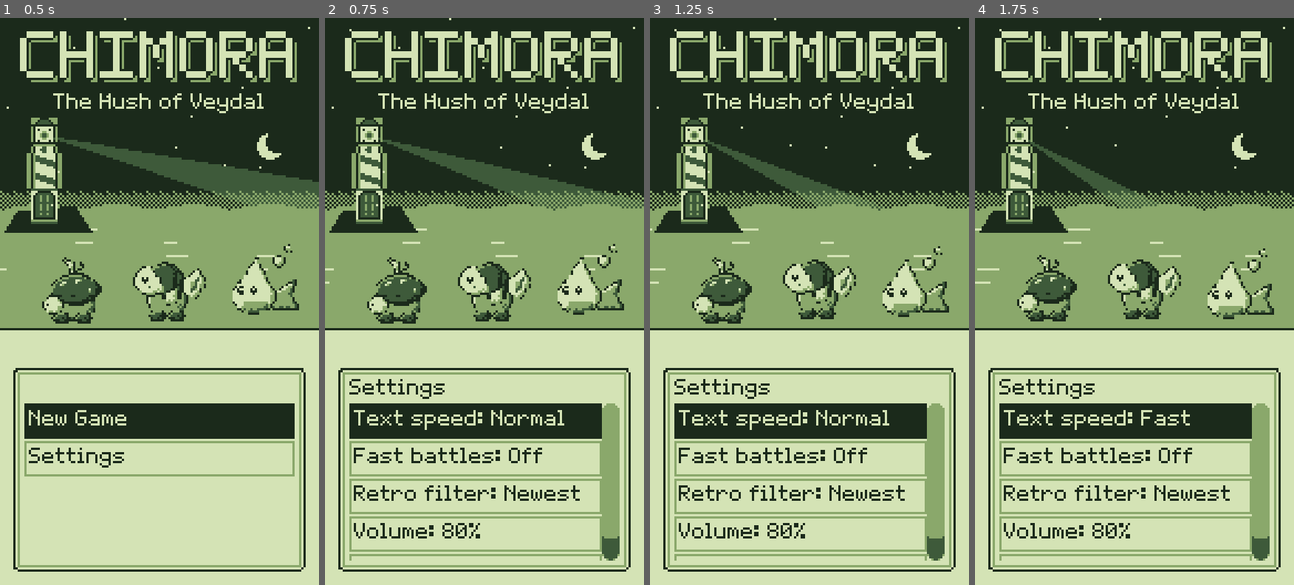
Above: before the commit, frames 1-4 (left to right).
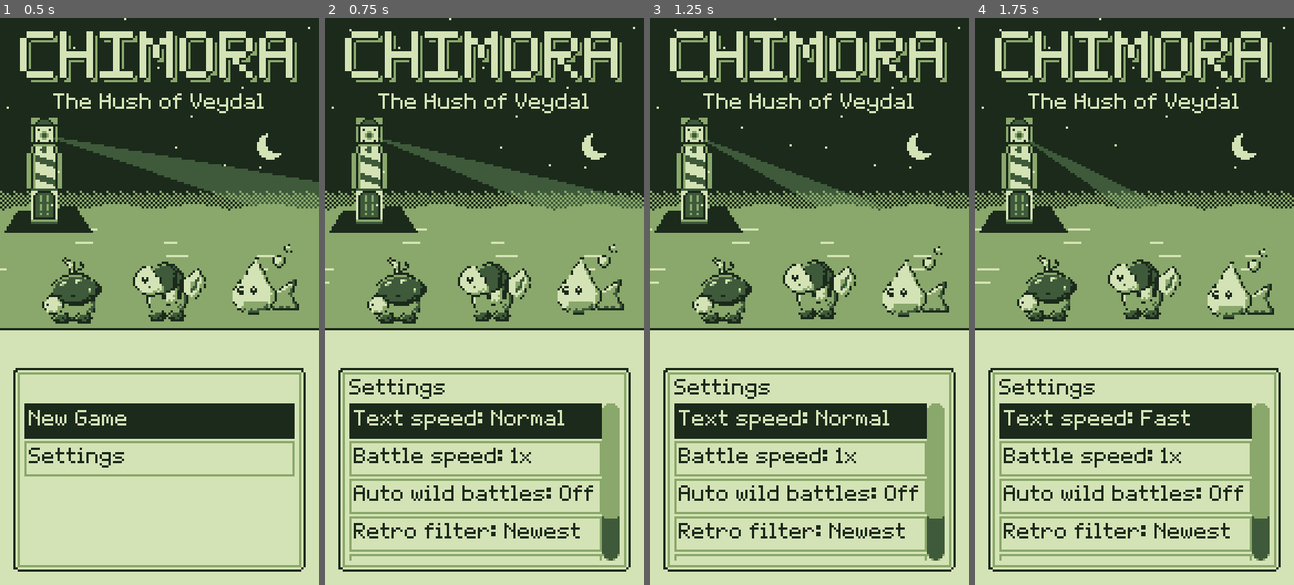
Above: after the commit, the same moments.

Repository: Erste-Hilfe-Hero/Remakeee
Game: Godot game, scene res://scenes/ui/Title.tscn
Two runs of this game, one before a commit and one after it. Both use one fixed random seed, a clock stepped at 60 frames per second and the inputs below.
Inputs:
- Up to frame 1 (0.5 s): no input
- Up to frame 2 (0.75 s): click "Settings" at 0.5 s
- Up to frame 3 (1.25 s): no input
- Up to frame 4 (1.75 s): click "Text speed: Normal" at 1.25 s

Frame 1 is identical in both runs. In frame 2, 2.1% of the frame differs, in the area x 9-93%, y 75-92%; in frame 3, 2.1%; in frame 4, 2.1%.

Commit message:
battle: matchup hints, Energy in the menu, 1x/2x/4x speed, auto wild battles
- Move buttons show the cost, 'need NE' when short, and x2 / x.5 once a hit
  taught the matchup (Story difficulty knows all matchups). Learned matchups
  are saved.
- Prompt shows the current Energy.
- Speed button cycles 1x / 2x / 4x and is stored in settings (old on/off
  fast-forward maps to 2x).
- Auto button in wild battles lets the greedy AI pick moves; tap it off any time.
- Settings menu gains Battle speed and Auto wild battles.

Co-Authored-By: Claude Opus 5.5 <noreply@anthropic.com>
Claude-Session: https://claude.ai/code/session_01QqDVFmuS2A8sEjh6cV2uYK

Diff:
--- a/scripts/battle/presenter/BattleScene.gd
+++ b/scripts/battle/presenter/BattleScene.gd
@@ -11,7 +11,8 @@
 const TEXT_BOX_HEIGHT: int = 44
 const STRIP_HEIGHT: int = 22
 const MARGIN: int = 4
-const FAST_SPEED: float = 3.0
+## Pause before an auto-battle move, so the player can still tap Auto off.
+const AUTO_DELAY: float = 0.35
 const DEMO_SEED: int = 2024
 
 var model: BattleModel
@@ -31,6 +32,10 @@
 var _picker: ListPicker
 var _bond_game: BondMinigame
 var _ff_button: Button
+var _auto_button: Button
+var _auto_ai := BattleAI.new(1)
+## Element of the player's last move, so the hit that follows teaches the matchup.
+var _last_player_element: int = -1
 
 func _ready() -> void:
 	theme = UITheme.get_theme()
@@ -82,12 +87,21 @@
 	_player_sprite.visible = false
 
 	_ff_button = Button.new()
-	_ff_button.text = ">>"
-	_ff_button.toggle_mode = true
 	_ff_button.focus_mode = Control.FOCUS_NONE
-	_ff_button.button_pressed = GameState.fast_forward
-	_ff_button.toggled.connect(_set_fast_forward)
+	_ff_button.pressed.connect(func() -> void:
+		GameState.cycle_battle_speed()
+		_apply_speed())
 	_field.add_child(_ff_button)
+	_auto_button = Button.new()
+	_auto_button.text = "Auto"
+	_auto_button.toggle_mode = true
+	_auto_button.focus_mode = Control.FOCUS_NONE
+	_auto_button.button_pressed = GameState.auto_battle
+	_auto_button.toggled.connect(func(on: bool) -> void:
+		GameState.auto_battle = on
+		_apply_speed())
+	_auto_button.visible = false
+	_field.add_child(_auto_button)
 
 	_bond_game = BondMinigame.new()
 	_bond_game.set_anchors_and_offsets_preset(Control.PRESET_FULL_RECT)
@@ -99,7 +113,7 @@
 	_picker.offset_top = MARGIN * 6
 	_picker.offset_bottom = -MARGIN * 6
 	add_child(_picker)
-	_set_fast_forward(GameState.fast_forward)
+	_apply_speed()
 
 func _layout_field() -> void:
 	var w: float = _field.size.x
@@ -107,8 +121,10 @@
 	var sprite: float = float(EraManager.battle_sprite_size())
 	_foe_strip.position = Vector2(MARGIN, MARGIN)
 	_foe_strip.size = Vector2(w * 0.55, STRIP_HEIGHT)
-	_ff_button.position = Vector2(w - 18 - MARGIN, MARGIN)
-	_ff_button.size = Vector2(18, 12)
+	_ff_button.position = Vector2(w - 26 - MARGIN, MARGIN)
+	_ff_button.size = Vector2(26, 12)
+	_auto_button.position = Vector2(w - 26 - MARGIN, MARGIN + 14)
+	_auto_button.size = Vector2(26, 12)
 	_foe_sprite.position = Vector2(w - sprite - MARGIN * 2, MARGIN + STRIP_HEIGHT - 6)
 	_foe_sprite.size = Vector2(sprite, sprite)
 	_player_strip.size = Vector2(w - sprite - MARGIN * 5, STRIP_HEIGHT + 8)
@@ -117,10 +133,14 @@
 	_player_sprite.size = Vector2(sprite, sprite)
 	_backdrop.set_scene(backdrop, Rect2(_foe_sprite.position, _foe_sprite.size), Rect2(_player_sprite.position, _player_sprite.size))
 
-func _set_fast_forward(on: bool) -> void:
-	GameState.fast_forward = on
-	var speed: float = FAST_SPEED if on else 1.0
-	_text.auto_advance = on
+func _auto_active() -> bool:
+	return GameState.auto_battle and model != null and model.is_wild
+
+## Applies the 1x / 2x / 4x battle speed (and auto-advance while fast or on Auto).
+func _apply_speed() -> void:
+	var speed: float = GameState.battle_speed_scale()
+	_ff_button.text = "%dx" % int(speed)
+	_text.auto_advance = speed > 1.0 or _auto_active()
 	_text.chars_per_second = GameState.text_cps() * speed
 	for n: Variant in [_foe_sprite, _player_sprite, _foe_strip, _player_strip]:
 		n.speed_scale = speed
@@ -131,6 +151,8 @@
 	_menu.set_enabled(false)
 	_foe_strip.visible = false
 	_player_strip.visible = false
+	_auto_button.visible = model.is_wild
+	_apply_speed()
 	await _play(model.start())
 	while not model.is_finished():
 		if model.needs_player_switch():
@@ -147,7 +169,12 @@
 
 func _choose_action() -> BattleAction:
 	var me: Spirling = model.active_spirling(BattleModel.Side.PLAYER)
-	_text.show_prompt("What will %s do?" % me.display_name())
+	if _auto_active():
+		_text.show_prompt("Auto: %s picks a move." % me.display_name())
+		await get_tree().create_timer(AUTO_DELAY / GameState.battle_speed_scale()).timeout
+		if _auto_active():
+			return _auto_ai.choose(model, BattleModel.Side.PLAYER)
+	_text.show_prompt("What will %s do? (%d Energy)" % [me.display_name(), me.energy])
 	_menu.refresh(model)
 	_menu.set_enabled(true)
 	var choice: Array = await _menu.chosen
@@ -251,10 +278,14 @@
 			await _text.show_text(e.describe())
 			await _sprite(side).step_back(side == BattleModel.Side.PLAYER)
 		BattleEvent.Type.MOVE_USED:
+			_last_player_element = int(e.data.get("element", -1)) if side == BattleModel.Side.PLAYER else -1
 			await _text.show_text(e.describe())
 			var dir: Vector2 = Vector2(8, -4) if side == BattleModel.Side.PLAYER else Vector2(-8, 4)
 			await _sprite(side).lunge(dir)
 		BattleEvent.Type.DAMAGE:
+			if side == BattleModel.Side.FOE and _last_player_element >= 0 and e.data.has("eff"):
+				var foe: Spirling = model.active_spirling(BattleModel.Side.FOE)
+				GameState.learn_matchup(_last_player_element, foe.data.species_name, float(e.data.eff))
 			if not bool(e.data.get("status_tick", false)):
 				await _sprite(side).hit_flash()
 			await _strip(side).animate_hp(int(e.data.hp), int(e.data.max_hp))
--- a/scripts/battle/presenter/CommandMenu.gd
+++ b/scripts/battle/presenter/CommandMenu.gd
@@ -55,14 +55,35 @@
 	parent.add_child(b)
 	return b
 
+## Short matchup tag for a known multiplier ("" when unknown or neutral).
+static func matchup_tag(mult: float) -> String:
+	if mult < 0.0 or is_equal_approx(mult, 1.0):
+		return ""
+	if mult >= 4.0:
+		return "x4"
+	if mult > 1.0:
+		return "x2"
+	if mult <= 0.25:
+		return "x.25"
+	return "x.5"
+
+## Second line of a move button: cost, or what is missing, plus the known matchup.
+static func move_line(mv: MoveData, energy: int, mult: float) -> String:
+	if energy < mv.energy_cost:
+		return "need %dE" % mv.energy_cost
+	var tag: String = "" if mv.power <= 0 else matchup_tag(mult)
+	return "%dE %s" % [mv.energy_cost, tag] if not tag.is_empty() else "%dE" % mv.energy_cost
+
 ## Fills the buttons from the model's current legal actions.
 func refresh(model: BattleModel) -> void:
 	var me: Spirling = model.active_spirling(BattleModel.Side.PLAYER)
+	var foe: Spirling = model.active_spirling(BattleModel.Side.FOE)
 	for i: int in _move_buttons.size():
 		var b: Button = _move_buttons[i]
 		if i < me.moves.size():
 			var mv: MoveData = me.moves[i]
-			b.text = "%s\n%d Energy" % [mv.move_name, mv.energy_cost]
+			var mult: float = GameState.known_multiplier(mv.element, foe) if foe != null else -1.0
+			b.text = "%s\n%s" % [mv.move_name, move_line(mv, me.energy, mult)]
 			b.tooltip_text = "%s %s, power %d" % [Elements.element_name(mv.element), MoveData.Kind.keys()[mv.kind].capitalize(), mv.power]
 			b.disabled = not me.can_afford(mv)
 		else:
--- a/scripts/core/GameState.gd
+++ b/scripts/core/GameState.gd
@@ -47,8 +47,16 @@
 
 ## Settings (also saved).
 var text_speed: TextSpeed = TextSpeed.NORMAL
-var fast_forward: bool = false
+## Battle playback speed: index into BATTLE_SPEEDS (1x / 2x / 4x).
+var battle_speed: int = 0
+const BATTLE_SPEEDS: Array[float] = [1.0, 2.0, 4.0]
+## Wild battles pick moves on their own (greedy AI) until the player turns it off.
+var auto_battle: bool = false
 var volume: float = 0.8
+
+## What the Tamer has learned about matchups: "element:species" -> multiplier seen on a hit.
+## Story difficulty shows every matchup from the start.
+var known_matchups: Dictionary = {}
 
 ## Mended Rifts needed before the storage box opens from the menu (end of Act I).
 const RIFTS_FOR_STORAGE: int = 2
@@ -78,6 +86,25 @@
 
 func text_cps() -> float:
 	return TEXT_CPS[text_speed]
+
+func battle_speed_scale() -> float:
+	return BATTLE_SPEEDS[clampi(battle_speed, 0, BATTLE_SPEEDS.size() - 1)]
+
+func cycle_battle_speed() -> void:
+	battle_speed = (battle_speed + 1) % BATTLE_SPEEDS.size()
+
+static func _matchup_key(element: int, species: String) -> String:
+	return "%d:%s" % [element, species]
+
+## Remembers how well [param element] hit [param species] (called after a hit lands).
+func learn_matchup(element: int, species: String, mult: float) -> void:
+	known_matchups[_matchup_key(element, species)] = mult
+
+## The multiplier the Tamer knows for [param element] into [param foe], or -1.0 if unknown.
+func known_multiplier(element: int, foe: Spirling) -> float:
+	if difficulty == Difficulty.STORY:
+		return Elements.multiplier(element, foe.elements())
+	return float(known_matchups.get(_matchup_key(element, foe.data.species_name), -1.0))
 
 func add_item(id: String, count: int = 1) -> void:
 	inventory[id] = int(inventory.get(id, 0)) + count
@@ -125,6 +152,7 @@
 	heal_map = "lighthouse"
 	heal_cell = Vector2i(4, 4)
 	flags = {}
+	known_matchups = {}
 	play_time = 0.0
 
 ## Starts a new game with the choices from the new-game flow.
@@ -165,6 +193,7 @@
 		"heal_map": heal_map,
 		"heal_cell": [heal_cell.x, heal_cell.y],
 		"flags": flags.duplicate(),
+		"matchups": known_matchups.duplicate(),
 		"play_time": play_time,
 	}
 
@@ -197,15 +226,20 @@
 	var hc: Array = d.get("heal_cell", [4, 4])
 	heal_cell = Vector2i(int(hc[0]), int(hc[1]))
 	flags = (d.get("flags", {}) as Dictionary).duplicate()
+	for k: Variant in (d.get("matchups", {}) as Dictionary):
+		known_matchups[str(k)] = float(d.matchups[k])
 	play_time = float(d.get("play_time", 0.0))
 	in_game = true
 
 func settings_to_dict() -> Dictionary:
-	return {"text_speed": text_speed, "fast_forward": fast_forward, "volume": volume}
+	return {"text_speed": text_speed, "battle_speed": battle_speed, "auto_battle": auto_battle, "volume": volume}
 
 func settings_from_dict(d: Dictionary) -> void:
 	text_speed = clampi(int(d.get("text_speed", TextSpeed.NORMAL)), 0, TextSpeed.size() - 1) as TextSpeed
-	fast_forward = bool(d.get("fast_forward", false))
+	# Older settings files only had an on/off fast-forward; map "on" to 2x.
+	var legacy: int = 1 if bool(d.get("fast_forward", false)) else 0
+	battle_speed = clampi(int(d.get("battle_speed", legacy)), 0, BATTLE_SPEEDS.size() - 1)
+	auto_battle = bool(d.get("auto_battle", false))
 	volume = clampf(float(d.get("volume", 0.8)), 0.0, 1.0)
 	apply_volume()
 
--- a/scripts/ui/MenuHost.gd
+++ b/scripts/ui/MenuHost.gd
@@ -76,13 +76,14 @@
 
 # --- Shared screens --------------------------------------------------------------
 
-## Settings: text speed, fast-forward, Retro filter, volume. Saved immediately.
+## Settings: text speed, battle speed, auto wild battles, Retro filter, volume. Saved immediately.
 func run_settings() -> void:
 	while true:
 		var retro: String = "Newest" if EraManager.retro_filter == 0 else "Era %d" % EraManager.retro_filter
 		var entries: Array[String] = [
 			"Text speed: %s" % String(GameState.TextSpeed.keys()[GameState.text_speed]).capitalize(),
-			"Fast battles: %s" % ("On" if GameState.fast_forward else "Off"),
+			"Battle speed: %dx" % int(GameState.battle_speed_scale()),
+			"Auto wild battles: %s" % ("On" if GameState.auto_battle else "Off"),
 			"Retro filter: %s" % retro,
 			"Volume: %d%%" % int(round(GameState.volume * 100.0)),
 		]
@@ -94,12 +95,14 @@
 			0:
 				GameState.text_speed = ((GameState.text_speed + 1) % GameState.TextSpeed.size()) as GameState.TextSpeed
 			1:
-				GameState.fast_forward = not GameState.fast_forward
+				GameState.cycle_battle_speed()
 			2:
+				GameState.auto_battle = not GameState.auto_battle
+			3:
 				# Only unlocked eras are offered (Era I only for now).
 				var next: int = EraManager.retro_filter + 1
 				EraManager.set_retro_filter(0 if next > EraManager.unlocked_era else next)
-			3:
+			4:
 				var v: float = GameState.volume + 0.2
 				GameState.volume = 0.0 if v > 1.01 else v
 				GameState.apply_volume()
--- /dev/null
+++ b/tests/unit/test_battle_ux.gd
@@ -0,0 +1,66 @@
+extends GutTest
+## Battle UX helpers: matchup knowledge, move button lines, battle speed settings.
+
+const BF = preload("res://tests/helpers/BattleFixtures.gd")
+
+func before_all() -> void:
+	Database.load_all()
+
+func before_each() -> void:
+	GameState.new_game(GameState.Difficulty.TAMER, "Tess", 0, "Kindlop")
+
+func test_matchup_unknown_until_learned() -> void:
+	var foe: Spirling = Spirling.new(Database.species("Mossling"), 5)
+	assert_eq(GameState.known_multiplier(Elements.E.EMBER, foe), -1.0)
+	GameState.learn_matchup(Elements.E.EMBER, "Mossling", 2.0)
+	assert_eq(GameState.known_multiplier(Elements.E.EMBER, foe), 2.0)
+
+func test_story_difficulty_knows_every_matchup() -> void:
+	GameState.difficulty = GameState.Difficulty.STORY
+	var foe: Spirling = Spirling.new(Database.species("Mossling"), 5)
+	assert_eq(GameState.known_multiplier(Elements.E.EMBER, foe), Elements.multiplier(Elements.E.EMBER, foe.elements()))
+
+func test_matchups_survive_save_round_trip() -> void:
+	GameState.learn_matchup(Elements.E.TIDE, "Kindlop", 2.0)
+	var d: Dictionary = JSON.parse_string(JSON.stringify(GameState.to_dict()))
+	GameState.reset()
+	GameState.from_dict(d)
+	assert_eq(float(GameState.known_matchups.get("%d:Kindlop" % Elements.E.TIDE, -1.0)), 2.0)
+
+func test_matchup_tags() -> void:
+	assert_eq(CommandMenu.matchup_tag(-1.0), "")
+	assert_eq(CommandMenu.matchup_tag(1.0), "")
+	assert_eq(CommandMenu.matchup_tag(2.0), "x2")
+	assert_eq(CommandMenu.matchup_tag(4.0), "x4")
+	assert_eq(CommandMenu.matchup_tag(0.5), "x.5")
+	assert_eq(CommandMenu.matchup_tag(0.25), "x.25")
+
+func test_move_line_shows_cost_tag_and_missing_energy() -> void:
+	var mv: MoveData = BF.move(Elements.E.EMBER, 40)
+	mv.energy_cost = 3
+	assert_eq(CommandMenu.move_line(mv, 10, 2.0), "3E x2")
+	assert_eq(CommandMenu.move_line(mv, 10, -1.0), "3E")
+	assert_eq(CommandMenu.move_line(mv, 2, 2.0), "need 3E")
+
+func test_battle_speed_cycles_and_old_setting_migrates() -> void:
+	GameState.battle_speed = 0
+	GameState.cycle_battle_speed()
+	assert_eq(GameState.battle_speed_scale(), 2.0)
+	GameState.cycle_battle_speed()
+	assert_eq(GameState.battle_speed_scale(), 4.0)
+	GameState.cycle_battle_speed()
+	assert_eq(GameState.battle_speed_scale(), 1.0)
+	GameState.settings_from_dict({"fast_forward": true})
+	assert_eq(GameState.battle_speed, 1)
+	GameState.settings_from_dict({"battle_speed": 2, "auto_battle": true})
+	assert_eq(GameState.battle_speed, 2)
+	assert_true(GameState.auto_battle)
+	GameState.settings_from_dict({})
+	assert_eq(GameState.battle_speed, 0)
+	assert_false(GameState.auto_battle)
+
+func test_auto_battle_ai_returns_legal_player_action() -> void:
+	var m: BattleModel = BF.model([BF.make("Kindlop", 8)], [BF.make("Mossling", 6)])
+	m.start()
+	var a: BattleAction = BattleAI.new(1).choose(m, BattleModel.Side.PLAYER)
+	assert_true(m.is_legal(a))
Not shown, added: tests/unit/test_battle_ux.gd.uid
